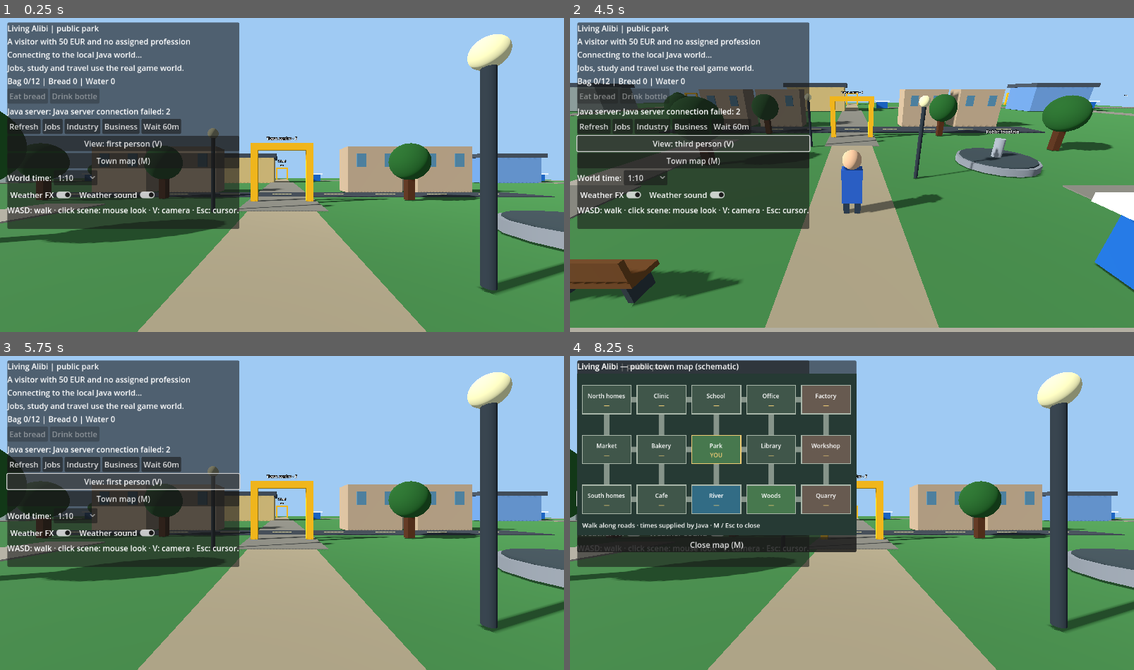
Above: before the commit, frames 1-4 (two rows, left to right).
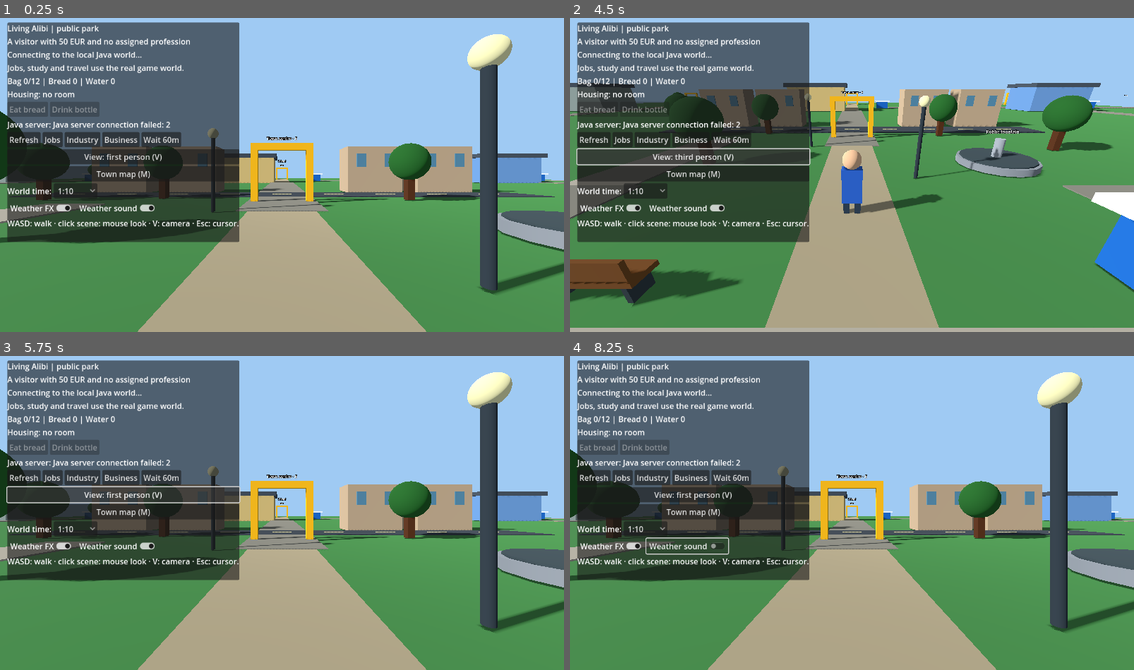
Above: after the commit, the same moments.

Repository: holovin777/living-alibi
Game: Godot game, scene res://scenes/park.tscn
The game is run twice, just before and just after one commit, with the same random seed, the same clock (stepped at 60 frames per second) and the same inputs.
Inputs:
- Up to frame 1 (0.25 s): no input
- Up to frame 2 (4.5 s): click "Refresh" at 0.5 s; click "Jobs" at 1.25 s; click "Industry" at 2 s; click "Business" at 2.75 s; click "Wait 60m" at 3.5 s; click "View: first person (V)" at 4.25 s
- Up to frame 3 (5.75 s): click "View: third person (V)" at 5 s
- Up to frame 4 (8.25 s): click "Town map (M)" at 5.75 s; click "1:10" at 6.5 s; click "Weather FX" at 7.25 s; click "Weather sound" at 8 s

The runs differ from the first frame. In frame 1, 8.1% of the frame differs, in the area x 1-43%, y 22-72%; in frame 2, 7.8%; in frame 3, 8.4%; in frame 4, 29%, in the area x 1-51%, y 1-72%.

Commit message:
feat: prepaid guesthouse rental, sheltered sleep and persistent lease

Diff:
--- a/godot/examples/WorldApi.gd
+++ b/godot/examples/WorldApi.gd
@@ -105,6 +105,12 @@
 func wait_for(minutes: int) -> void:
     _send("/actions/wait", HTTPClient.METHOD_POST, {"minutes": minutes})
 
+func rent_room() -> void:
+    _send("/actions/rent-room", HTTPClient.METHOD_POST, {})
+
+func sleep_in_room(hours: int) -> void:
+    _send("/actions/sleep-room", HTTPClient.METHOD_POST, {"hours":hours})
+
 func sleep_for(hours: int) -> void:
     _send("/actions/sleep", HTTPClient.METHOD_POST, {"hours": hours})
 
--- a/godot/scripts/ParkDemo.gd
+++ b/godot/scripts/ParkDemo.gd
@@ -62,6 +62,7 @@
 var _view_button: Button
 var _jobs: Label
 var _bag_label: Label
+var _housing_label: Label
 var _eat_button: Button
 var _water_button: Button
 var _map_panel: PanelContainer
@@ -718,6 +719,9 @@
     _bag_label = Label.new()
     _bag_label.text = "Bag: empty"
     column.add_child(_bag_label)
+    _housing_label = Label.new()
+    _housing_label.text = "Housing: no room"
+    column.add_child(_housing_label)
     var bag_row := HBoxContainer.new()
     column.add_child(bag_row)
     _eat_button = _button("Eat bread",_consume_product.bind("bread"))
@@ -992,6 +996,11 @@
         "FACTORY":
             _action_choices.add_child(_button("Apply: factory machinist",
                     _apply_job.bind("machinist")))
+        "NORTH_RESIDENCES":
+            _action_choices.add_child(_button("Rent / renew guest room · 35 EUR / 7 days",_rent_room))
+            if bool(player.get("roomActive",false)):
+                _action_choices.add_child(_button("Sleep in guest room · 2h",_sleep_room.bind(2)))
+                _action_choices.add_child(_button("Sleep in guest room · 8h",_sleep_room.bind(8)))
         "MARKET":
             for item in _last_snapshot.get("shop",[]):
                 var id := str(item.get("id",""))
@@ -1151,6 +1160,14 @@
         _action_panel.visible = false
         _api.work_shift()
 
+func _rent_room() -> void:
+    if _near_kiosk() and _connected and not _api.is_busy():
+        _api.rent_room()
+
+func _sleep_room(hours: int) -> void:
+    if _near_kiosk() and _connected and not _api.is_busy():
+        _api.sleep_in_room(hours)
+
 func _buy_product(id: String) -> void:
     if _near_kiosk() and not _api.is_busy() and _connected:
         _api.buy_product(id)
@@ -1164,6 +1181,8 @@
     var bread := int(player.get("bread",0))
     var water := int(player.get("bottledWater",0))
     _bag_label.text = "Bag %s/12 | Bread %s | Water %s" % [bread+water,bread,water]
+    var remaining := maxi(0,int(player.get("roomUntil",0)) - ((int(_last_snapshot.get("day",1))-1)*1440+int(_last_snapshot.get("minute",0))))
+    _housing_label.text = "Housing: North guesthouse · %s h left" % ceili(remaining/60.0) if bool(player.get("roomActive",false)) else "Housing: no room"
     _eat_button.disabled = bread == 0 or int(player.get("hunger",0)) == 0
     _water_button.disabled = water == 0 or int(player.get("thirst",0)) == 0
 
Not shown, changed: server/src/main/java/com/holovin/npclife/GameController.java
Not shown, changed: server/src/main/java/com/holovin/npclife/GameSession.java
Not shown, changed: server/src/test/java/com/holovin/npclife/GameSessionTest.java
Not shown, changed: src/main/java/com/holovin/npclife/CareerLife.java
Not shown, added: src/main/java/com/holovin/npclife/HousingLife.java
Not shown, changed: src/main/java/com/holovin/npclife/PlayerLife.java
Not shown, changed: src/main/java/com/holovin/npclife/WorldDatabase.java
